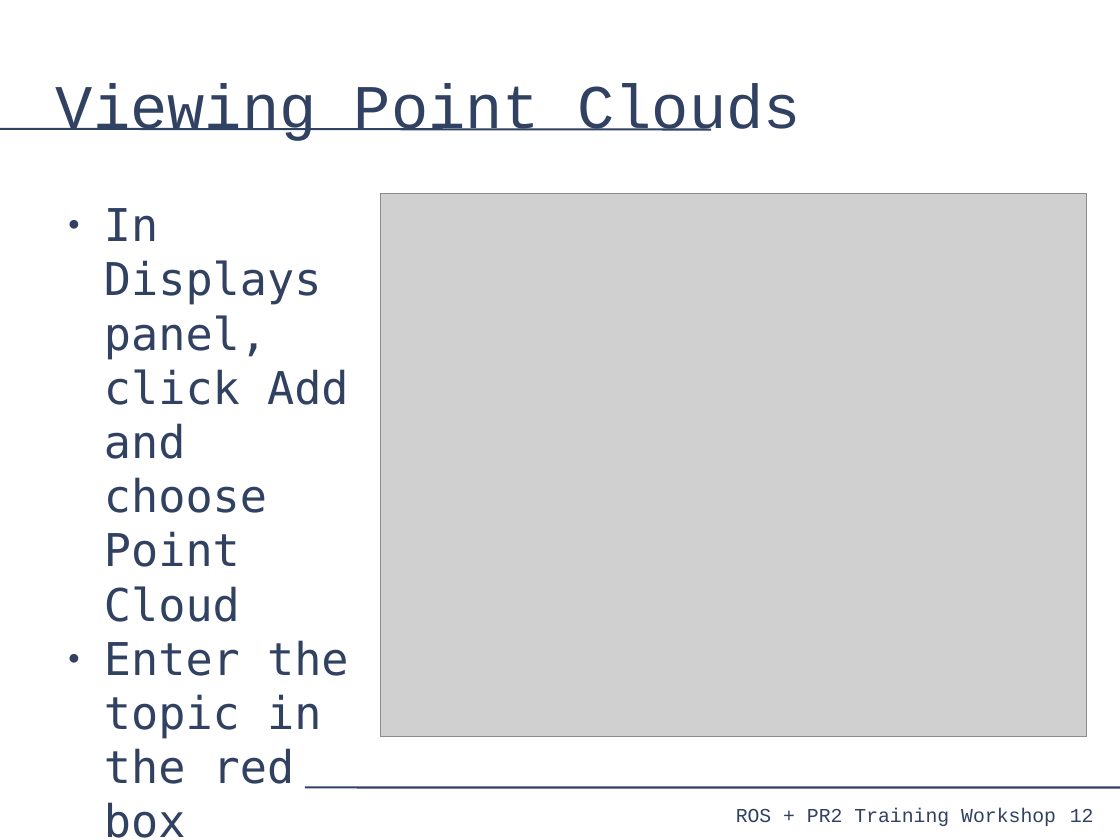
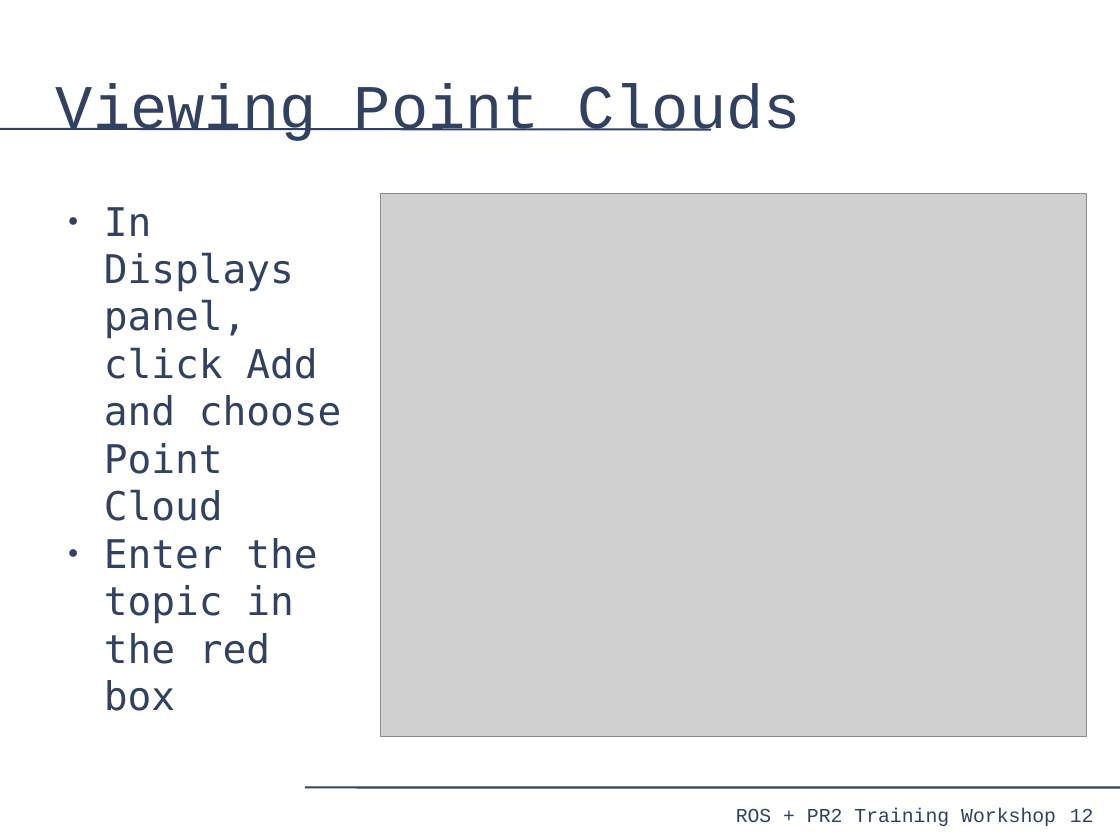
Before and after one commit to PR2/pr2_docs, a slide deck: slide 12 of pr2_training_workshop/processing_camera_data/slides.odp. Drawn at 1120x840 pixels with LibreOffice and Linux fonts; fonts in the diff are those of the drawing; grey boxes stand for pictures. Boxes give left, top, right and bottom in pixels: in the first picture for what was removed or moved away, otherwise in the second. Text is boxed around its words. In the diff, an @@ line names an element or a change of style, - is before the commit and + after.

```diff
--- a/pr2_training_workshop/processing_camera_data/slides.odp
+++ b/pr2_training_workshop/processing_camera_data/slides.odp
@@ text "In Displays panel, click Add ..." at [104,207,341,711]: size 32 to 28 pt @@
```
Also in this commit, not shown: 6 other slides changed, 1 slide added, 1 slide removed.
